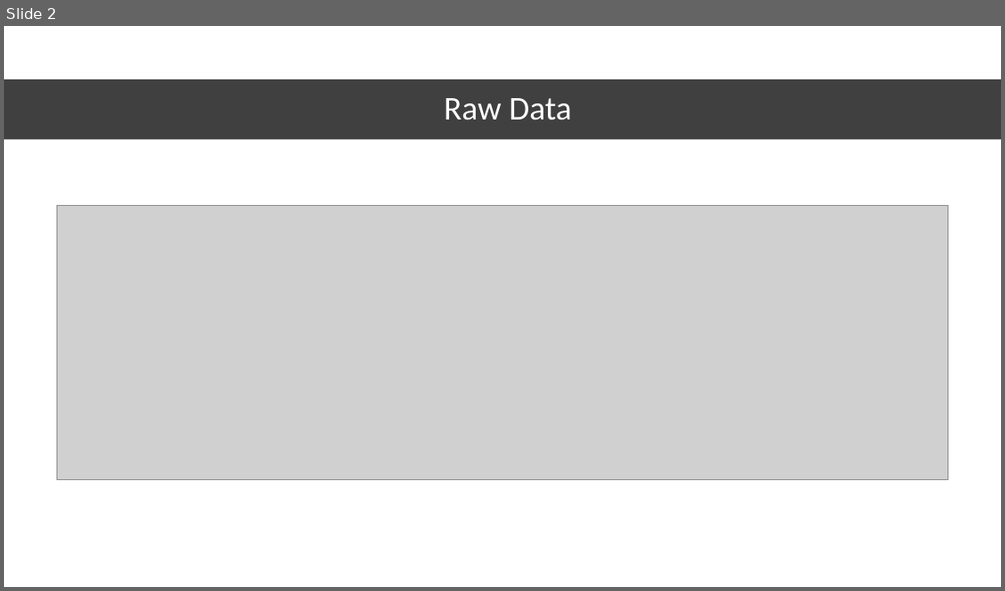
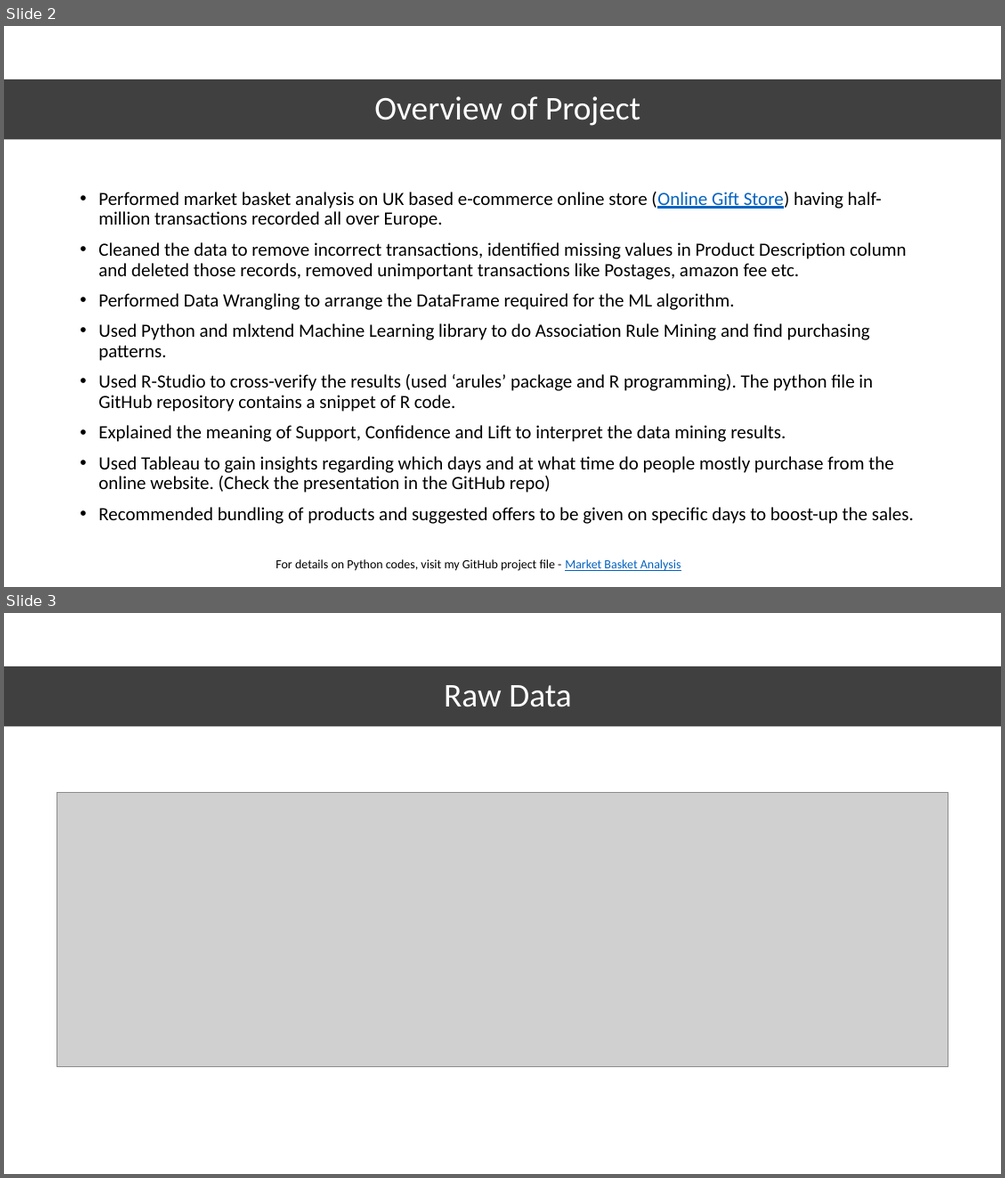
Before and after one commit to RutanshuDesai/Data-Analysis-Market-Basket-Analysis, a slide deck: E-Commerce Market Basket Analysis.pptx. Shown one above the other, each under a label of ours: slide 2 before the commit, slides 2 and 3 after it. The pictures are 1005x591 and 1005x1178 pixels, drawn with LibreOffice and Linux fonts; fonts in the diff are those of the drawing; grey boxes stand for pictures. Boxes give left, top, right and bottom in pixels: in the first picture for what was removed or moved away, otherwise in the second. Text is boxed around its words. In the diff, an @@ line names an element or a change of style, - is before the commit and + after.

```diff
--- a/E-Commerce Market Basket Analysis.pptx
+++ b/E-Commerce Market Basket Analysis.pptx
@@ slide 2 added at (x1=4, y1=26, x2=1001, y2=587), background #FFFFFF @@
@@ rectangle added at (x1=4, y1=79, x2=1001, y2=140), fill #000000 at 75% opacity @@
@@ title added at (x1=374, y1=96, x2=640, y2=126), 32 pt, text #FFFFFF @@
+Overview of Project
@@ text added at (x1=98, y1=192, x2=914, y2=524), 18 pt, text #000000 @@
+• Performed market basket analysis on UK based e-commerce online store (Online Gift Store) having half-million transactions recorded all over Europe.
+• Cleaned the data to remove incorrect transactions, identified missing values in Product Description column and deleted those records, removed unimportant transactions like Postages, amazon fee etc.
+• Performed Data Wrangling to arrange the DataFrame required for the ML algorithm.
+• Used Python and mlxtend Machine Learning library to do Association Rule Mining and find purchasing patterns.
+• Used R-Studio to cross-verify the results (used ‘arules’ package and R programming). The python file in GitHub repository contains a snippet of R code.
+• Explained the meaning of Support, Confidence and Lift to interpret the data mining results.
+• Used Tableau to gain insights regarding which days and at what time do people mostly purchase from the online website. (Check the presentation in the GitHub repo)
+• Recommended bundling of products and suggested offers to be given on specific days to boost-up the sales.
@@ text added at (x1=275, y1=559, x2=681, y2=571), 12 pt, text #000000 @@
+For details on Python codes, visit my GitHub project file - Market Basket Analysis
@@ what was slide 2 is now slide 3 @@
```
Also in this commit, not shown: 12 slides changed, 2 other slides added.
